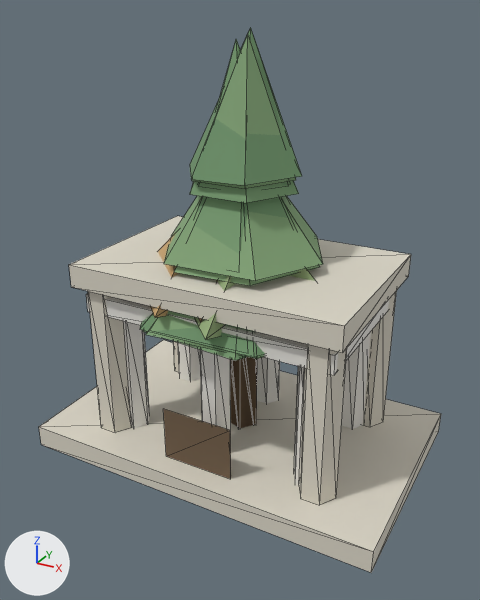
The glTF model public/assets/3d/props/wonder-bibliotheca-0.glb, before and after one commit.
Before and after are seen from a 50 mm camera at (0.628, -1.157, 0.934) aimed at (0.01, -0.034, 0.372). The axes (+X, +Y, +Z) are drawn at lower left. The lights are the same throughout. The older version comes first. Mesh edges are drawn as thin lines. Vertices at exactly the same position are counted once.

Names of what the first picture shows: 'forest-deciduous-0', 'forest-deciduous-1', 'forest-pine-0', 'forest-pine-1', 'forest-pine-2', 'wonder-bibliotheca-0', 'wonder-institutum-0'.
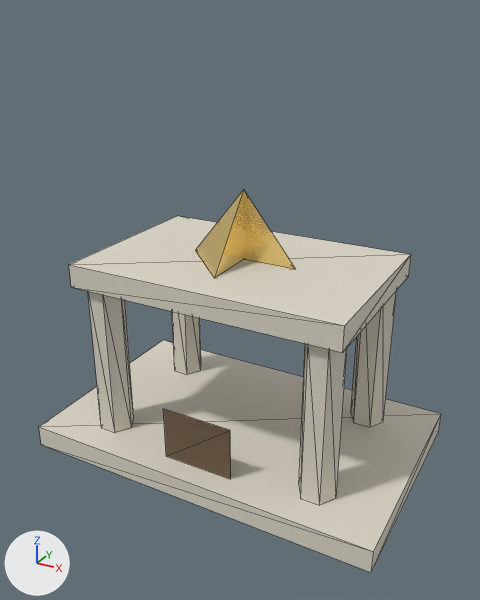
Boxes [x1, y1, x2, y2] around the edits, measured in the pictures (480 x 600 px; the box of a moved part takes in the faces that stretch with it):
'wonder-bibliotheca-0', reshaped (8% taller): before [39, 216, 441, 573]; after [39, 189, 441, 573]
'forest-pine-1', deleted: before [146, 34, 323, 427]
    faces in mat_fp_can_1 (green #81a276): [146, 34, 323, 359]
    faces in mat_fp_trunk_1 (brown #7c654b): [230, 357, 257, 427]
'wonder-institutum-0', deleted: before [86, 294, 389, 485]
'forest-pine-2', deleted: before [140, 27, 302, 428]
    faces in mat_fp_can_2 (green #6c9069): [140, 27, 302, 357]
    faces in mat_fp_trunk_2 (brown #7c654b): [230, 357, 257, 428]
'forest-pine-0', deleted (mostly hidden): before [143, 39, 299, 429]
    faces in mat_fp_can_0 (green #76996f): [143, 39, 299, 360]
    faces in mat_fp_trunk_0 (brown #7c654b): [230, 357, 257, 429]
'forest-deciduous-0', deleted (mostly hidden): before [195, 269, 316, 426]
    faces in mat_fd_can_0 (green #95ad7c): [195, 269, 316, 340]
'forest-deciduous-1', deleted (mostly hidden): before [150, 233, 257, 428]
    faces in mat_fd_can_1 (brown #c4a06c): [150, 233, 218, 322]
    faces in mat_fd_trunk_1 (brown #816950): [230, 358, 257, 428]
part 1 of me_wonder_bibliotheca_0, moved or reshaped (not visible before): after [195, 189, 295, 278]

What changed in the scene script:
```text
Change me_wonder_bibliotheca_0:
    used by ob_wonder_bibliotheca_0; location = (0.0, 0.0, 0.0)
    remove me_wonder_bibliotheca_0.from_pydata(...)  # 74 vertices, 82 faces; spans x -0.4..0.4, y -0.25..0.25, z 0.0..0.57
    add me_wonder_bibliotheca_0.from_pydata(...)  # 74 vertices, 82 faces; spans x -0.4..0.4, y -0.25..0.25, z 0.0..0.6
    me_wonder_bibliotheca_0 part 1
    me_wonder_bibliotheca_0.vertices[64].co: (0.0, 0.0, 0.57) -> (0.0, 0.0, 0.6)  # not seen -> pixel (243, 189)
Remove ob_forest_pine_0:
    ob_forest_pine_0 = bpy.data.objects.new('forest-pine-0', me_forest_pine_0)
    ob_forest_pine_0.location = (0.0, 0.0, 0.0)
Remove ob_forest_pine_1:
    ob_forest_pine_1 = bpy.data.objects.new('forest-pine-1', me_forest_pine_1)
    ob_forest_pine_1.location = (0.0, 0.0, 0.0)
Remove ob_forest_pine_2:
    ob_forest_pine_2 = bpy.data.objects.new('forest-pine-2', me_forest_pine_2)
    ob_forest_pine_2.location = (0.0, 0.0, 0.0)
Remove ob_forest_deciduous_0:
    ob_forest_deciduous_0 = bpy.data.objects.new('forest-deciduous-0', me_forest_deciduous_0)
    ob_forest_deciduous_0.location = (0.0, 0.0, 0.0)
Remove ob_forest_deciduous_1:
    ob_forest_deciduous_1 = bpy.data.objects.new('forest-deciduous-1', me_forest_deciduous_1)
    ob_forest_deciduous_1.location = (0.0, 0.0, 0.0)
Remove ob_wonder_institutum_0:
    ob_wonder_institutum_0 = bpy.data.objects.new('wonder-institutum-0', me_wonder_institutum_0)
    ob_wonder_institutum_0.location = (0.0, 0.0, 0.0)
```
